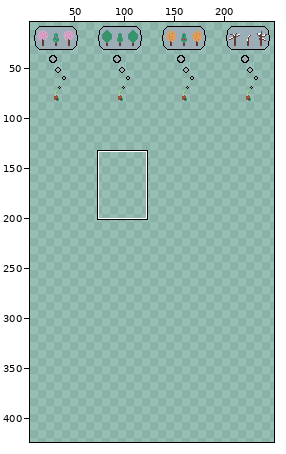
A sprite sheet gets an edit: assets/images/tree_tileset.png. Above: a wide view before the commit, with the close-up outlined.
Close-up. Before the commit:
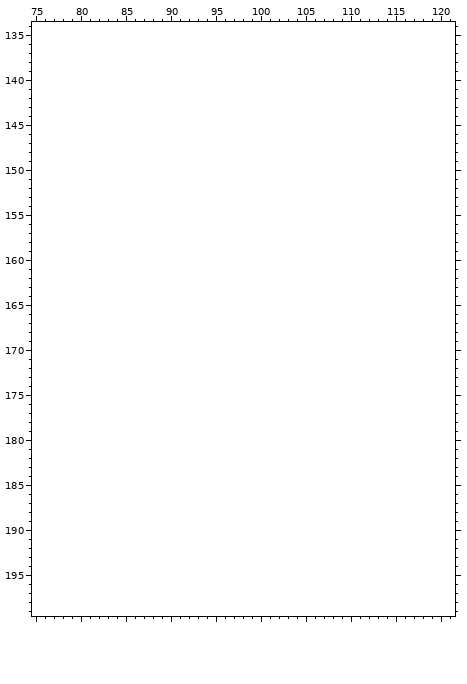
The file is 256x112 pixels. Shown: x 75..121, y 134..199. The old version is drawn lined up with the new one, on the new canvas. The wide view leaves out empty margins. The commit also changed other parts of the picture, which this record leaves out.
The same view after the edit:
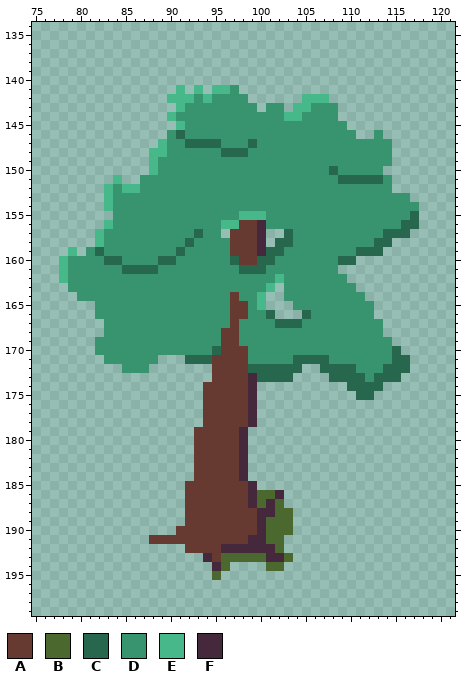
Palette (. is transparent): A #663931  B #4b692f  C #27674d  D #37946e  E #46b889  F #45283c
The exact change:
canvas 256x112 -> 256x448
Changed rows in their new state; - is an unchanged pixel.
first column x 78:
141 -------------E-E-EED--------------------
142 ------------EEEDEDDDD------EEE----------
143 -------------EDDDDDDDD-DD-EEDDD---------
144 ------------EDDDDDDDDDDDDEEDDDD---------
145 -------------EDDDDDDDDDDDDDDDDDD--------
146 ------------DCDDDDDDDDDDDDDDDDDDD--D----
147 -----------EDDCCCCDDDCDDDDDDDDDDDDDDD---
148 ----------EEDDDDDDCCCDDDDDDDDDDDDDDDD---
149 ----------EDDDDDDDDDDDDDDDDDDDDDDDDDD---
150 ----------EDDDDDDDDDDDDDDDDDDDCDDDDD----
151 ------E--DDDDDDDDDDDDDDDDDDDDDDCCCCCD---
152 -----EDEEDDDDDDDDDDDDDDDDDDDDDDDDDDDD---
153 -----EDDDDDDDDDDDDDDDDDDDDDDDDDDDDDDDDD-
154 -----EDDDDDDDDDDDDDDDDDDDDDDDDDDDDDDDDDD
155 ------DDDDDDDDDDDDDDEEEDDDDDDDDDDDDDDDDC
156 -----EDDDDDDDDDDDDEEAAFDDDDDDDDDDDDDDDCC
157 ----EDDDDDDDDDDCDD-AAAF--CDDDDDDDDDDCCC-
158 ----EDDDDDDDDDCDDDDAAAF-CCDDDDDDDDDCC---
159 -E-DCDDDDDDDDCDDDDDAAAFCCDDDDDDDDCCC----
160 EDDDDCCDDDDCCDDDDDDCAACCDDDDDDDCC-------
161 EDDDDDDCCCCDDDDDDDDDCCCDDDDDDDD---------
162 EDDDDDDDDDDDDDDDDDDDDDDDEDDDDDDD--------
163 -DDDDDDDDDDDDDDDDDDDDDDE-DDDDDDDD-------
164 --DDDDDDDDDDDDDDDDDADDE--DDDDDDDDD------
165 ----DDDDDDDDDDDDDDDAADE---DDDDDDDDD-----
166 ----DDDDDDDDDDDDDDDAADDC---CDDDDDDD-----
167 -----DDDDDDDDDDDDDDADDDDCCCDDDDDDDDD----
168 -----DDDDDDDDDDDDDAADDDDDDDDDDDDDDDD----
169 ----DDDDDDDDDDDDDDAADDDDDDDDDDDDDDDDD---
170 ----DDDDDDDDDDDDDCAAADDDDDDDDDDDDDDDDC--
171 -----DDDDDD---CCCAAAADDDDDCCCCDDDDDDDCC-
172 -------DDD-------AAAACCCCCC--CCCCDDDCCC-
173 -----------------AAAAFCCCC----CCCCDCCC--
174 ----------------AAAAAF----------CCCC----
175 ----------------AAAAAF-----------CC-----
176 ----------------AAAAAF------------------
177 ----------------AAAAAF------------------
178 ----------------AAAAAF------------------
179 ---------------AAAAAF-------------------
180 ---------------AAAAAF-------------------
181 ---------------AAAAAF-------------------
182 ---------------AAAAAF-------------------
183 ---------------AAAAAF-------------------
184 ---------------AAAAAF-------------------
185 --------------AAAAAAAF------------------
186 --------------AAAAAAAFBBF---------------
187 --------------AAAAAAAFBFB---------------
188 --------------AAAAAAAAFFBB--------------
189 --------------AAAAAAAAFBBB--------------
190 -------------AAAAAAAAAFBBB--------------
191 ----------AAAAAAAAAAAFFBB---------------
192 --------------AAAAFFFFFFB---------------
193 ----------------FABBBBBFFB--------------
194 -----------------FB----BB---------------
195 -----------------B----------------------
Changed places in both close-ups, as pixel boxes (x1, y1, x2, y2):
added: (59, 85, 419, 580)
